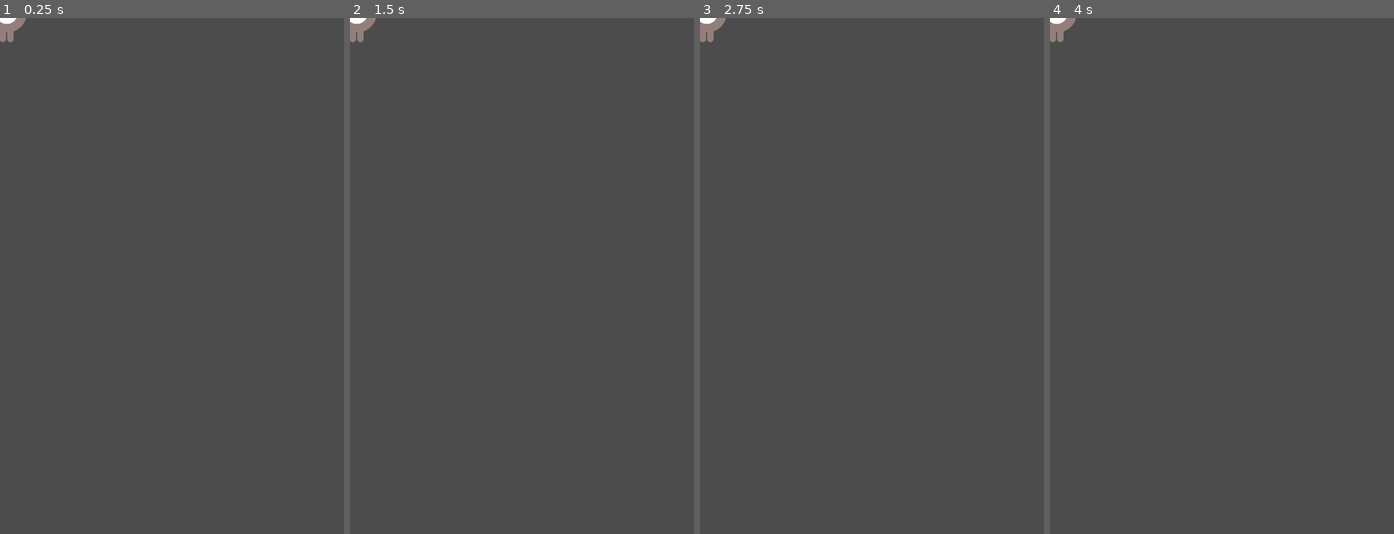
Above: before the commit, frames 1-4 (left to right).
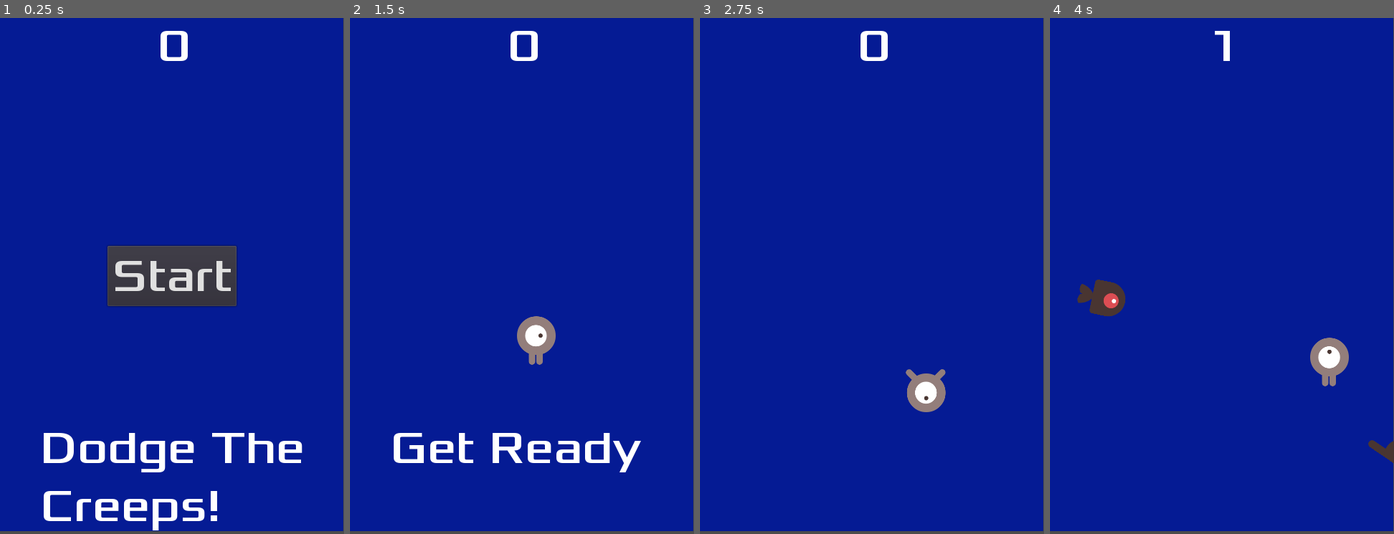
Above: after the commit, the same moments.

Repository: Gromph/GodotLearning
Game: Godot game, scene res://Main.tscn
Same seed, same stepped clock (60 frames per second), same inputs: the game is played once before the commit and once after it. Before the commit the project starts from res://Player.tscn.
Inputs (mouse positions are in pixels of both pictures, inside the frame that each line leads up to):
- Up to frame 1 (0.25 s): no input
- Up to frame 2 (1.5 s): click (522, 276) at 0.5 s, where only the run after the commit has a clickable "Start"; tap Enter at 1.25 s; hold Right (ui_right) from 1.28 s (still down)
- Up to frame 3 (2.75 s): release Right (ui_right) at 2.03 s; hold Down (ui_down) from 2.03 s (still down)
- Up to frame 4 (4 s): release Down (ui_down) at 2.78 s; hold Right (ui_right) 2.78-3.53 s; hold Up (ui_up) from 3.53 s (still down)

The runs differ from the first frame. In frame 1, 96% of the frame differs, in the area x 0-100%, y 0-100%; in frame 2, 99%; in frame 3, 99%; in frame 4, 99%.

Commit message:
Finished Tutorial

Diff:
--- /dev/null
+++ b/FirstGameTutorial/HUD.gd
@@ -0,0 +1,38 @@
+extends CanvasLayer
+signal start_game
+
+# class member variables go here, for example:
+# var a = 2
+# var b = "textvar"
+
+func _ready():
+	# Called every time the node is added to the scene.
+	# Initialization here
+	pass
+
+#func _process(delta):
+#	# Called every frame. Delta is time since last frame.
+#	# Update game logic here.
+#	pass
+
+func show_message(text):
+	$MessageLabel.text = text
+	$MessageLabel.show()
+	$MessageTimer.start()
+
+func show_game_over():
+	show_message("Game Over")
+	yield($MessageTimer, "timeout")
+	$StartButton.show()
+	$MessageLabel.text = "Dodge the\nCreeps!"
+	$MessageLabel.show()
+
+func update_score(score):
+	$ScoreLabel.text = str(score)
+
+func _on_MessageTimer_timeout():
+	$MessageLabel.hide()
+
+func _on_StartButton_pressed():
+	$StartButton.hide()
+	emit_signal("start_game")
--- /dev/null
+++ b/FirstGameTutorial/HUD.tscn
@@ -0,0 +1,117 @@
+[gd_scene load_steps=6 format=2]
+
+[ext_resource path="res://HUD.gd" type="Script" id=1]
+[ext_resource path="res://fonts/Xolonium-Regular.ttf" type="DynamicFontData" id=2]
+
+[sub_resource type="DynamicFont" id=1]
+
+size = 64
+use_mipmaps = false
+use_filter = true
+font_data = ExtResource( 2 )
+_sections_unfolded = [ "Font", "Settings" ]
+
+[sub_resource type="DynamicFont" id=2]
+
+size = 64
+use_mipmaps = false
+use_filter = false
+font_data = ExtResource( 2 )
+_sections_unfolded = [ "Font", "Settings" ]
+
+[sub_resource type="DynamicFont" id=3]
+
+size = 64
+use_mipmaps = false
+use_filter = false
+font_data = ExtResource( 2 )
+_sections_unfolded = [ "Font", "Settings" ]
+
+[node name="HUD" type="CanvasLayer"]
+
+layer = 1
+offset = Vector2( 0, 0 )
+rotation = 0.0
+scale = Vector2( 1, 1 )
+transform = Transform2D( 1, 0, 0, 1, 0, 0 )
+script = ExtResource( 1 )
+
+[node name="ScoreLabel" type="Label" parent="." index="0"]
+
+anchor_left = 0.5
+anchor_top = 0.0
+anchor_right = 0.5
+anchor_bottom = 0.0
+margin_left = -20.0
+margin_right = 20.0
+margin_bottom = 14.0
+rect_pivot_offset = Vector2( 0, 0 )
+mouse_filter = 2
+mouse_default_cursor_shape = 0
+size_flags_horizontal = 1
+size_flags_vertical = 4
+custom_fonts/font = SubResource( 1 )
+text = "0"
+percent_visible = 1.0
+lines_skipped = 0
+max_lines_visible = -1
+_sections_unfolded = [ "custom_fonts" ]
+
+[node name="MessageLabel" type="Label" parent="." index="1"]
+
+anchor_left = 0.5
+anchor_top = 1.0
+anchor_right = 0.5
+anchor_bottom = 1.0
+margin_left = -184.5
+margin_top = -159.0
+margin_right = 184.5
+rect_pivot_offset = Vector2( 0, 0 )
+mouse_filter = 2
+mouse_default_cursor_shape = 0
+size_flags_horizontal = 1
+size_flags_vertical = 4
+custom_fonts/font = SubResource( 2 )
+text = "Dodge The
+Creeps!"
+percent_visible = 1.0
+lines_skipped = 0
+max_lines_visible = -1
+_sections_unfolded = [ "custom_fonts" ]
+
+[node name="StartButton" type="Button" parent="." index="2"]
+
+anchor_left = 0.5
+anchor_top = 0.5
+anchor_right = 0.5
+anchor_bottom = 0.5
+margin_left = -90.0
+margin_top = -42.0
+margin_right = 90.0
+margin_bottom = 42.0
+rect_pivot_offset = Vector2( 0, 0 )
+focus_mode = 2
+mouse_filter = 0
+mouse_default_cursor_shape = 0
+size_flags_horizontal = 1
+size_flags_vertical = 1
+custom_fonts/font = SubResource( 3 )
+toggle_mode = false
+enabled_focus_mode = 2
+shortcut = null
+group = null
+text = "Start"
+flat = false
+align = 1
+_sections_unfolded = [ "custom_fonts" ]
+
+[node name="MessageTimer" type="Timer" parent="." index="3"]
+
+process_mode = 1
+wait_time = 1.0
+one_shot = false
+autostart = false
+
+[connection signal="pressed" from="StartButton" to="." method="_on_StartButton_pressed"]
+
+[connection signal="timeout" from="MessageTimer" to="." method="_on_MessageTimer_timeout"]
--- a/FirstGameTutorial/Main.gd
+++ b/FirstGameTutorial/Main.gd
@@ -16,15 +16,21 @@
 func game_over():
 	$ScoreTimer.stop()
 	$MobTimer.stop()
+	$HUD.show_game_over()
+	$Music.stop()
+	$DeathSound.play()
 
 func new_game():
 	score = 0
 	$Player.start($StartPosition.position)
 	$StartTimer.start()
+	$HUD.update_score(score)
+	$HUD.show_message("Get Ready")
+	$Music.play()
 
 func _on_ScoreTimer_timeout():
 	score += 1
-
+	$HUD.update_score(score)
 
 func _on_StartTimer_timeout():
 	$MobTimer.start()
--- a/FirstGameTutorial/Main.tscn
+++ b/FirstGameTutorial/Main.tscn
@@ -1,8 +1,11 @@
-[gd_scene load_steps=5 format=2]
+[gd_scene load_steps=8 format=2]
 
 [ext_resource path="res://Main.gd" type="Script" id=1]
 [ext_resource path="res://Mob.tscn" type="PackedScene" id=2]
 [ext_resource path="res://Player.tscn" type="PackedScene" id=3]
+[ext_resource path="res://HUD.tscn" type="PackedScene" id=4]
+[ext_resource path="res://art/House In a Forest Loop.ogg" type="AudioStream" id=5]
+[ext_resource path="res://art/gameover.wav" type="AudioStream" id=6]
 
 [sub_resource type="Curve2D" id=1]
 
@@ -16,35 +19,51 @@
 script = ExtResource( 1 )
 Mob = ExtResource( 2 )
 
-[node name="Player" parent="." index="0" instance=ExtResource( 3 )]
+[node name="ColorRect" type="ColorRect" parent="." index="0"]
 
-[node name="MobTimer" type="Timer" parent="." index="1"]
+anchor_left = 0.0
+anchor_top = 0.0
+anchor_right = 0.0
+anchor_bottom = 0.0
+margin_right = 479.0
+margin_bottom = 716.0
+rect_pivot_offset = Vector2( 0, 0 )
+mouse_filter = 0
+mouse_default_cursor_shape = 0
+size_flags_horizontal = 1
+size_flags_vertical = 1
+color = Color( 0.0235294, 0.109804, 0.584314, 1 )
+_sections_unfolded = [ "Anchor", "Rect", "Size Flags", "Theme" ]
+
+[node name="Player" parent="." index="1" instance=ExtResource( 3 )]
+
+[node name="MobTimer" type="Timer" parent="." index="2"]
 
 process_mode = 1
 wait_time = 0.5
 one_shot = false
 autostart = false
 
-[node name="ScoreTimer" type="Timer" parent="." index="2"]
+[node name="ScoreTimer" type="Timer" parent="." index="3"]
 
 process_mode = 1
 wait_time = 1.0
 one_shot = false
 autostart = false
 
-[node name="StartTimer" type="Timer" parent="." index="3"]
+[node name="StartTimer" type="Timer" parent="." index="4"]
 
 process_mode = 1
 wait_time = 2.0
 one_shot = true
 autostart = true
 
-[node name="StartPosition" type="Position2D" parent="." index="4"]
+[node name="StartPosition" type="Position2D" parent="." index="5"]
 
 position = Vector2( 240, 450 )
 _sections_unfolded = [ "Transform" ]
 
-[node name="MobPath" type="Path2D" parent="." index="5"]
+[node name="MobPath" type="Path2D" parent="." index="6"]
 
 curve = SubResource( 1 )
 
@@ -60,6 +79,24 @@
 loop = true
 lookahead = 4.0
 
+[node name="HUD" parent="." index="7" instance=ExtResource( 4 )]
+
+[node name="Music" type="AudioStreamPlayer" parent="." index="8"]
+
+stream = ExtResource( 5 )
+volume_db = 0.0
+autoplay = false
+mix_target = 0
+bus = "Master"
+
+[node name="DeathSound" type="AudioStreamPlayer" parent="." index="9"]
+
+stream = ExtResource( 6 )
+volume_db = 0.0
+autoplay = false
+mix_target = 0
+bus = "Master"
+
 [connection signal="hit" from="Player" to="." method="game_over"]
 
 [connection signal="timeout" from="MobTimer" to="." method="_on_MobTimer_timeout"]
@@ -67,3 +104,5 @@
 [connection signal="timeout" from="ScoreTimer" to="." method="_on_ScoreTimer_timeout"]
 
 [connection signal="timeout" from="StartTimer" to="." method="_on_StartTimer_timeout"]
+
+[connection signal="start_game" from="HUD" to="." method="new_game"]
--- a/FirstGameTutorial/Mob.tscn
+++ b/FirstGameTutorial/Mob.tscn
@@ -54,7 +54,7 @@
 angular_velocity = 0.0
 angular_damp = -1.0
 script = ExtResource( 1 )
-_sections_unfolded = [ "Collision" ]
+_sections_unfolded = [ "Collision", "Transform" ]
 __meta__ = {
 "_edit_group_": true
 }
@@ -63,12 +63,17 @@
 
 [node name="AnimatedSprite" type="AnimatedSprite" parent="." index="0"]
 
+scale = Vector2( 0.5, 0.5 )
 frames = SubResource( 1 )
 animation = "fly"
+frame = 1
+playing = true
+_sections_unfolded = [ "Transform" ]
 
 [node name="CollisionShape2D" type="CollisionShape2D" parent="." index="1"]
 
 rotation = 1.5708
+scale = Vector2( 0.5, 0.5 )
 shape = SubResource( 2 )
 _sections_unfolded = [ "Transform" ]
 
--- a/FirstGameTutorial/Player.tscn
+++ b/FirstGameTutorial/Player.tscn
@@ -1,19 +1,20 @@
-[gd_scene load_steps=7 format=2]
+[gd_scene load_steps=8 format=2]
 
-[ext_resource path="res://art/playerGrey_walk1.png" type="Texture" id=1]
-[ext_resource path="res://art/playerGrey_walk2.png" type="Texture" id=2]
-[ext_resource path="res://art/playerGrey_up1.png" type="Texture" id=3]
-[ext_resource path="res://art/playerGrey_up2.png" type="Texture" id=4]
+[ext_resource path="res://Player.gd" type="Script" id=1]
+[ext_resource path="res://art/playerGrey_walk1.png" type="Texture" id=2]
+[ext_resource path="res://art/playerGrey_walk2.png" type="Texture" id=3]
+[ext_resource path="res://art/playerGrey_up1.png" type="Texture" id=4]
+[ext_resource path="res://art/playerGrey_up2.png" type="Texture" id=5]
 
 [sub_resource type="SpriteFrames" id=1]
 
 animations = [ {
-"frames": [ ExtResource( 1 ), ExtResource( 2 ) ],
+"frames": [ ExtResource( 2 ), ExtResource( 3 ) ],
 "loop": true,
 "name": "right",
 "speed": 5.0
 }, {
-"frames": [ ExtResource( 3 ), ExtResource( 4 ) ],
+"frames": [ ExtResource( 4 ), ExtResource( 5 ) ],
 "loop": true,
 "name": "up",
 "speed": 5.0
@@ -35,9 +36,12 @@
 angular_damp = 1.0
 audio_bus_override = false
 audio_bus_name = "Master"
+script = ExtResource( 1 )
+_sections_unfolded = [ "Transform" ]
 __meta__ = {
 "_edit_group_": true
 }
+SPEED = 100
 
 [node name="AnimatedSprite" type="AnimatedSprite" parent="." index="0"]
 
@@ -49,5 +53,6 @@
 [node name="CollisionShape2D" type="CollisionShape2D" parent="." index="1"]
 
 shape = SubResource( 2 )
+_sections_unfolded = [ "Transform" ]
 
 [connection signal="body_entered" from="." to="." method="_on_Player_body_entered"]
--- a/FirstGameTutorial/project.godot
+++ b/FirstGameTutorial/project.godot
@@ -8,16 +8,10 @@
 
 config_version=3
 
-=false
-
-[Display]
-
-=false
-
 [application]
 
 config/name="New Game Project"
-run/main_scene="res://Player.tscn"
+run/main_scene="res://Main.tscn"
 config/icon="res://icon.png"
 
 [display]
